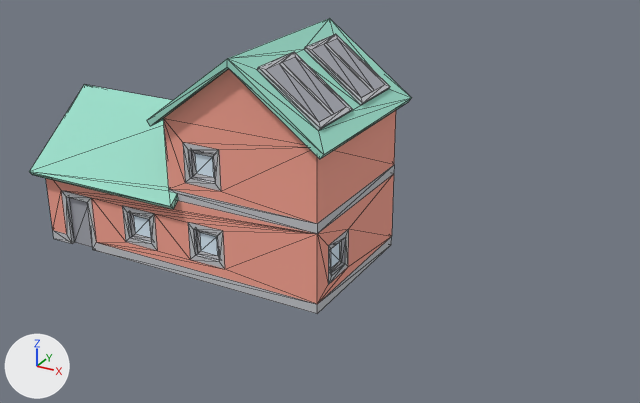
An edit to the OBJ model mods/city/models/city_house_long_b.obj, drawn before and after from the same camera.
Camera for both pictures: a 50 mm camera at (1.98, -3.44, 1.58) aimed at (0.12, -0.05, -0.12). The lights are fixed; the arrows at lower left show +X, +Y and +Z. Mesh edges are drawn as thin lines. Where no turn or scale is listed for an object, it has been applied to the vertices.

Script lines for the objects in view, before the commit:
```python
me_city_house_long_b = bpy.data.meshes.new('city_house_long_b')
me_city_house_long_b.from_pydata(...)  # 292 vertices, 580 faces; spans x -1.35..0.35, y -0.46..0.46, z -0.5..0.64
# faces by material slot: [344, 27, 18, 93, 98]
me_city_house_long_b.materials.append(mat_border_clone)  # light grey #c5c7cb
me_city_house_long_b.materials.append(mat_window_clone)  # white #dff2ff
me_city_house_long_b.materials.append(mat_door_clone)  # grey #a7aab2
me_city_house_long_b.materials.append(mat_defaultmat_clone)  # pink #faa593
me_city_house_long_b.materials.append(mat_roof_clone)  # green #9ddfcb
ob_city_house_long_b = bpy.data.objects.new('city_house_long_b', me_city_house_long_b)
ob_city_house_long_b.location = (0.0, 0.0, 0.0)
```
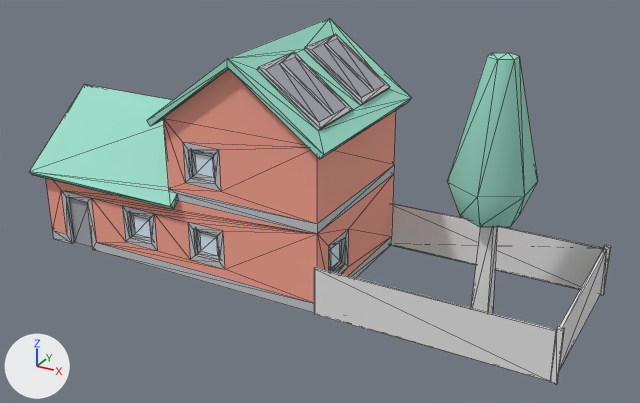
The newer file is also rescaled (x0.64), turned or shifted as a whole; pictures and numbers use the older file's frame.

Changed parts and their boxes [x1, y1, x2, y2] in the pictures (640 x 403 px):
'city_house_long_b', reshaped (52% wider, 24% taller)
    before: [29, 18, 411, 314]
    after: [29, 18, 611, 385]
part 1 of me_city_house_long_b, added
    after: [314, 204, 611, 385]
part 2 of me_city_house_long_b, added
    after: [447, 53, 538, 313]

The edits, one by one:
Material 'wood(Clone)' (mat_wood_clone) is new.
Its base color is (0.8, 0.8, 0.8) (white #e7e7e7).
Its roughness is 1.0.
me_city_house_long_b is used by ob_city_house_long_b; location (0.0, 0.0, 0.0).
me_city_house_long_b had 292 vertices, 580 faces and spanned x -1.35..0.35, y -0.46..0.46, z -0.5..0.64.
me_city_house_long_b now has 352 vertices, 692 faces and spans x -1.35..1.39, y -0.46..0.46, z -0.5..0.7.
me_city_house_long_b part 1: a new loose piece of 34 vertices spanning x 0.28..1.39, y -0.42..0.41, z -0.5..-0.25, in mat_wood_clone (white #e7e7e7).
me_city_house_long_b part 2: a new loose piece of 26 vertices spanning x 0.8..1.12, y -0.28..0.1, z -0.5..0.7.
me_city_house_long_b now uses material mat_wood_clone (white #e7e7e7).
